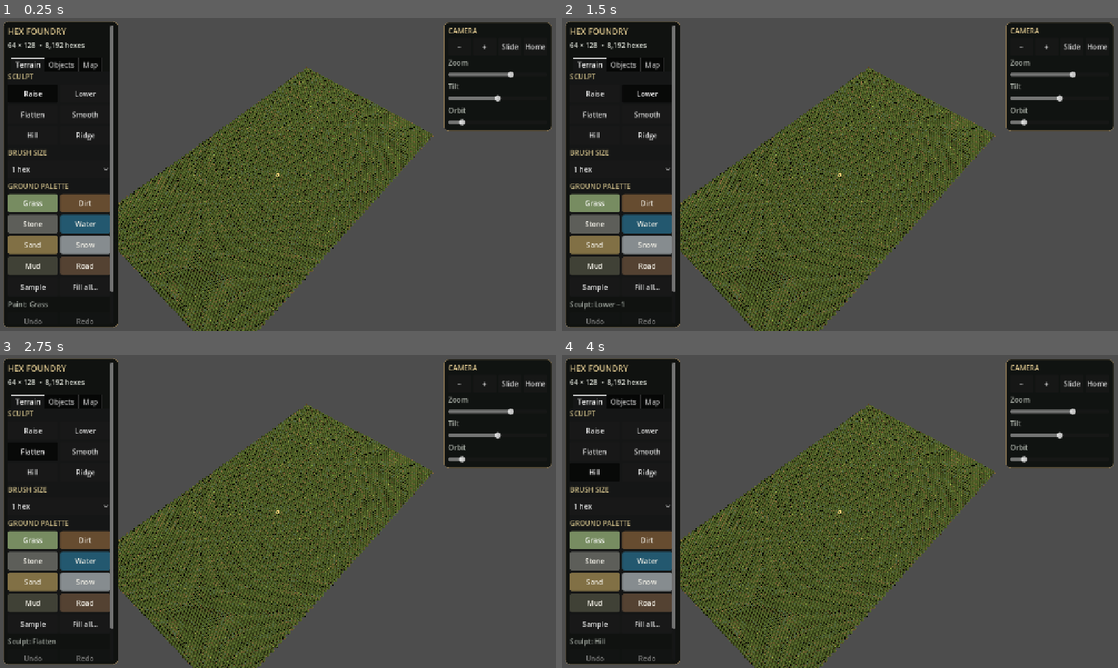
Above: before the commit, frames 1-4 (two rows, left to right).
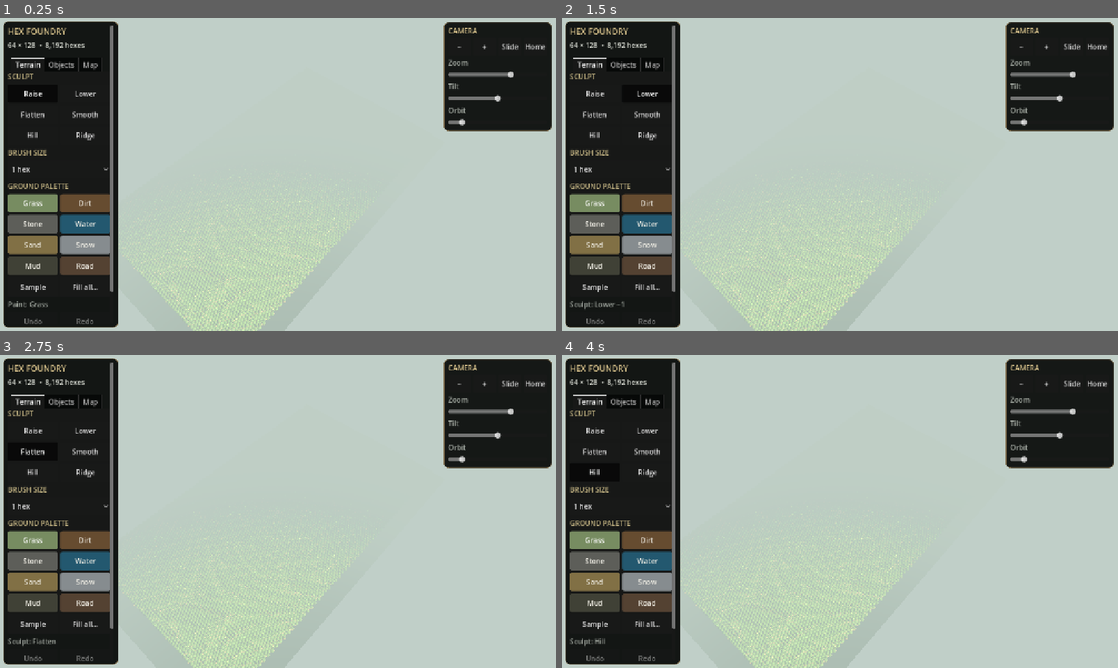
Above: after the commit, the same moments.

Repository: tpylman90-ctrl/MapbuilderhexmapSR
Game: Godot game, scene res://scenes/main.tscn
Two runs of this game, one before a commit and one after it. Both use one fixed random seed, a clock stepped at 60 frames per second and the inputs below.
Inputs:
- Up to frame 1 (0.25 s): no input
- Up to frame 2 (1.5 s): click "Raise" at 0.5 s; click "Lower" at 1.25 s
- Up to frame 3 (2.75 s): click "Flatten" at 2 s
- Up to frame 4 (4 s): click "Smooth" at 2.75 s; click "Hill" at 3.5 s

The runs differ from the first frame. In frame 1, 73% of the frame differs, in the area x 0-100%, y 0-100%; in frame 2, 73%; in frame 3, 73%; in frame 4, 73%.
Error before the commit: Invalid assignment of property or key 'fog_depth_enabled' with value of type 'bool' on a base object of type 'Environment'. (res://scripts/hex_board_view.gd:58)

Commit message:
Use Godot depth fog mode for map haze

Diff:
--- a/scripts/hex_board_view.gd
+++ b/scripts/hex_board_view.gd
@@ -55,7 +55,7 @@
 	environment.fog_light_color = Color("a9bdb1")
 	environment.fog_light_energy = 0.78
 	environment.fog_sky_affect = 0.14
-	environment.fog_depth_enabled = true
+	environment.fog_mode = Environment.FOG_MODE_DEPTH
 	environment.fog_depth_begin = 48.0
 	environment.fog_depth_end = 260.0
 	environment.fog_depth_curve = 1.22
